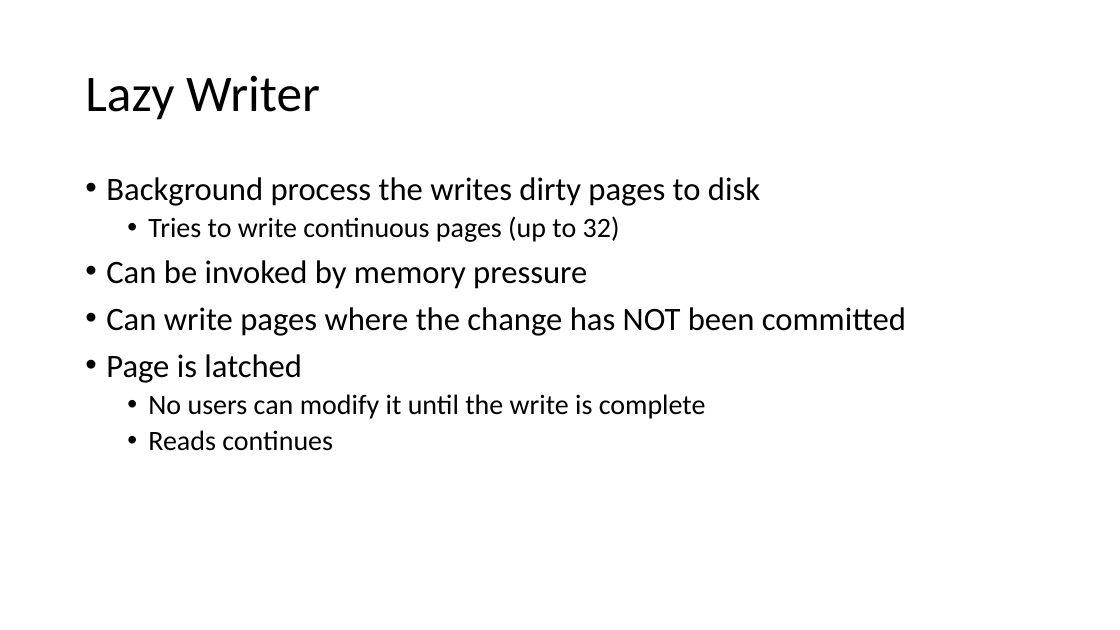
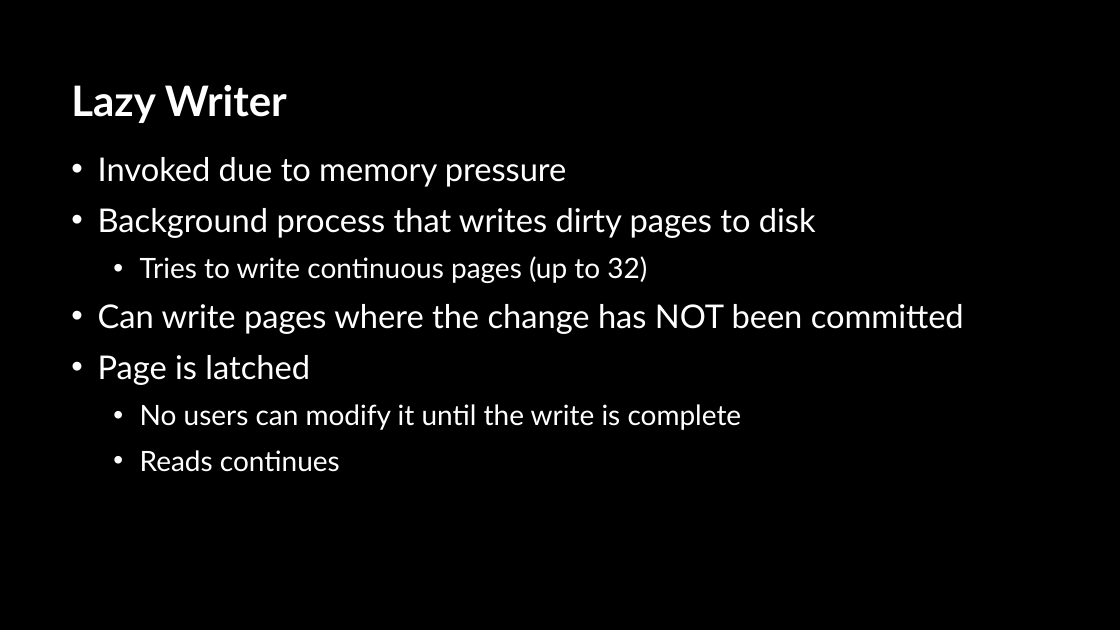
Before and after one commit to sabinio/SQLTraining, a slide deck: slide 20 of Slides/1. Logging.pptx (slide 11 before the commit). Drawn at 1120x630 pixels with LibreOffice and Linux fonts; fonts in the diff are those of the drawing; background and template pictures are left out. Boxes give left, top, right and bottom in pixels: in the first picture for what was removed or moved away, otherwise in the second. Text is boxed around its words. In the diff, an @@ line names an element or a change of style, - is before the commit and + after.

```diff
--- a/Slides/1. Logging.pptx
+++ b/Slides/1. Logging.pptx
@@ background #FFFFFF to picture (left out) @@
@@ title "Lazy Writer" moved from (x1=85, y1=75, x2=320, y2=120) to (x1=71, y1=85, x2=287, y2=123) @@
@@ title "Lazy Writer" at (x1=71, y1=85, x2=287, y2=123): size 44 to 36 pt, font Calibri to Lato, text colour #000000 to #FFFFFF, bold on; line spacing 0.9 to 1 @@
@@ text "Invoked due to memory pressure" moved from (x1=106, y1=177, x2=906, y2=451) to (x1=98, y1=157, x2=964, y2=472) @@
@@ text at (x1=98, y1=157, x2=816, y2=238): text changed; font Calibri to Lato; text colour #000000 to #FFFFFF @@
-• Background process the writes dirty pages to disk
+• Invoked due to memory pressure
+• Background process that writes dirty pages to disk
@@ text at (x1=98, y1=256, x2=964, y2=472): font Calibri to Lato, text colour #000000 to #FFFFFF in "Tries to write continuous pages (up to ...", "Can write pages where the change has ...", "Page is latched", "No users can modify it until the ..." and 1 more places; indent changed; line spacing 0.9 to 1; more space between paragraphs @@
@@ text at (x1=106, y1=260, x2=587, y2=289): paragraph removed @@
-• Can be invoked by memory pressure
```
Also in this commit, not shown: 15 other slides changed, 20 slides added, 1 slide removed.
